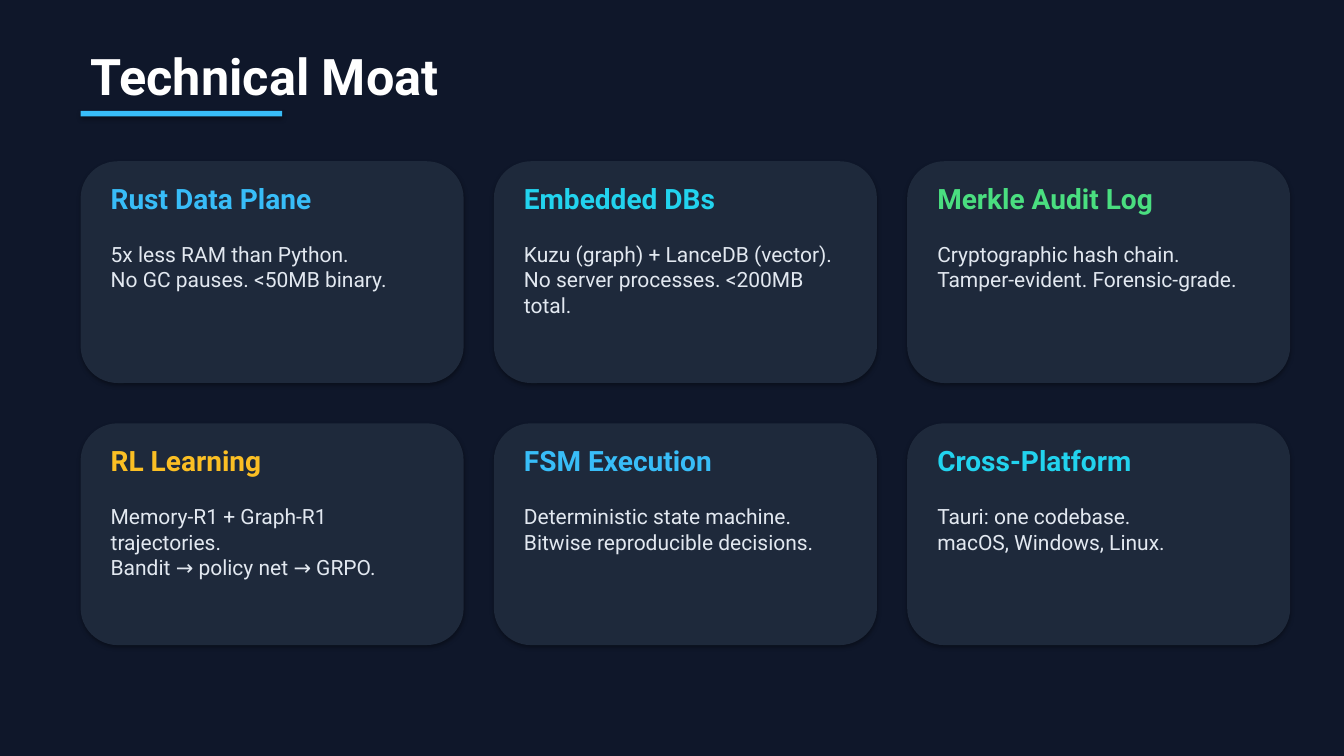
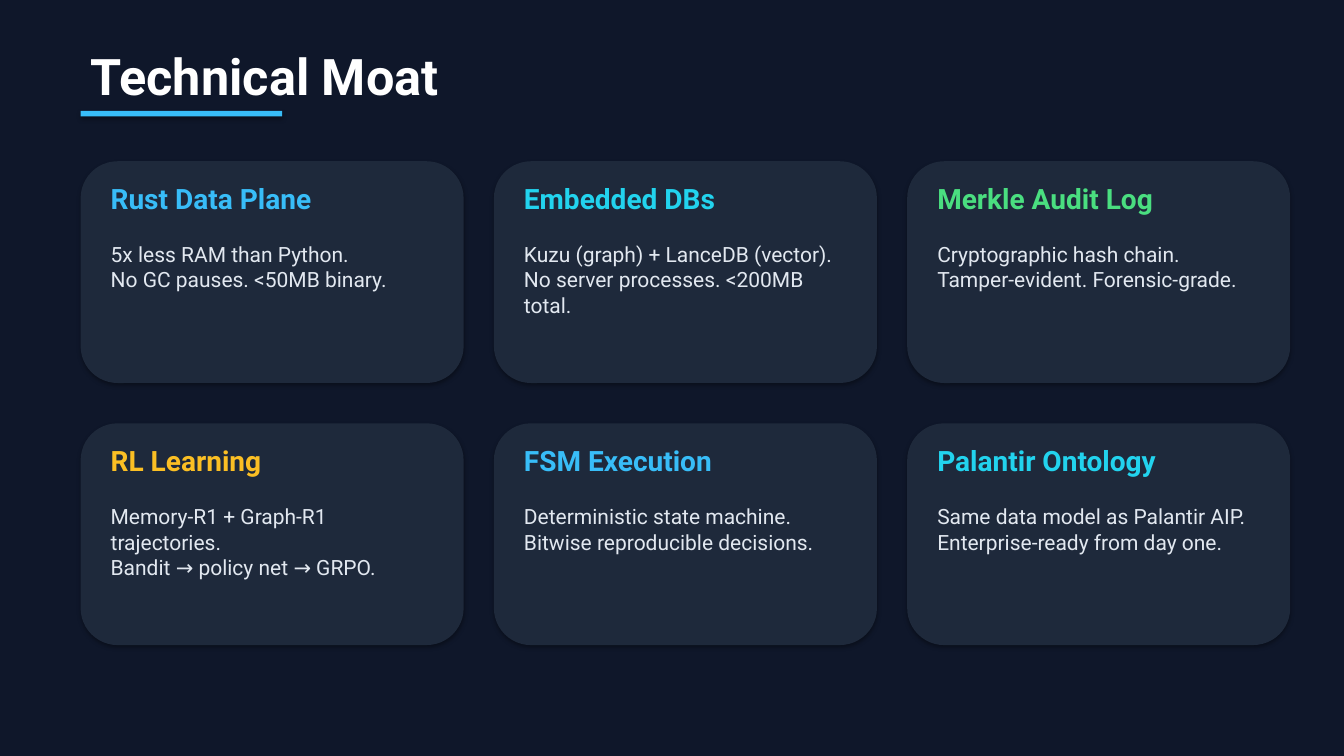
Before and after one commit to aadi2vec/tracemind, a slide deck: slide 12 of docs/03-business-deck.pptx (slide 10 before the commit). Drawn at 1344x756 pixels with LibreOffice and Linux fonts; fonts in the diff are those of the drawing. Boxes give left, top, right and bottom in pixels: in the first picture for what was removed or moved away, otherwise in the second. Text is boxed around its words. In the diff, an @@ line names an element or a change of style, - is before the commit and + after.

```diff
--- a/docs/03-business-deck.pptx
+++ b/docs/03-business-deck.pptx
@@ text at (937, 450, 1155, 477): text changed @@
-Cross-Platform
+Palantir Ontology
@@ text at (937, 508, 1245, 555): text changed @@
-Tauri: one codebase.
-macOS, Windows, Linux.
+Same data model as Palantir AIP.
+Enterprise-ready from day one.
```
Also in this commit, not shown: 2 slides added, 4 other files.
